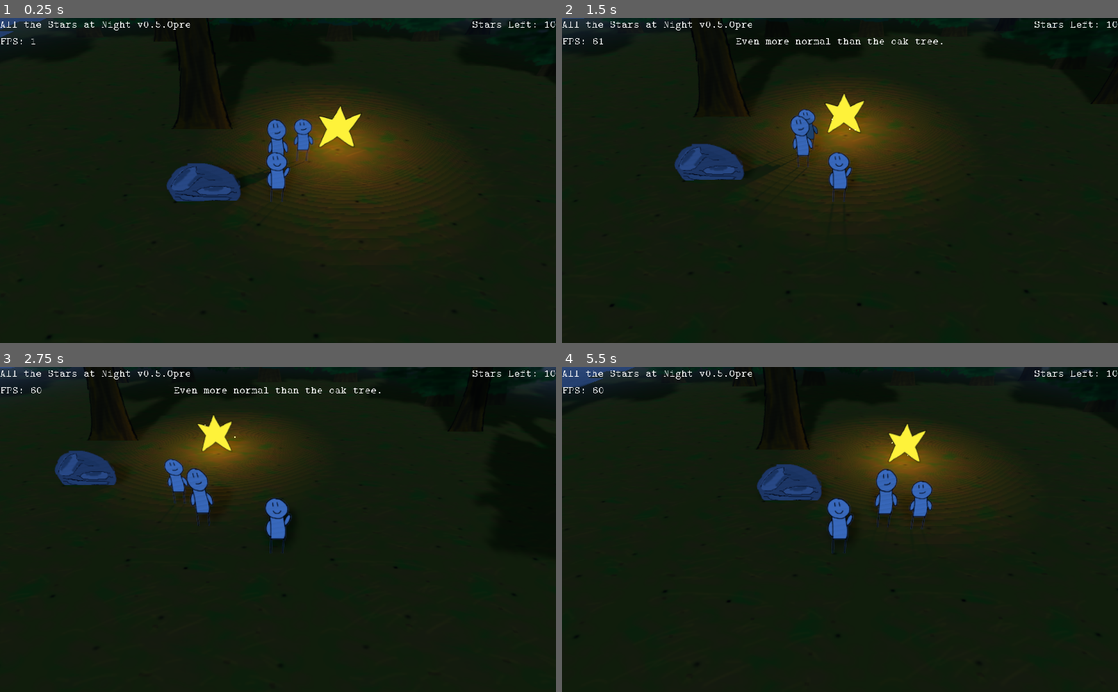
Above: before the commit, frames 1-4 (two rows, left to right).
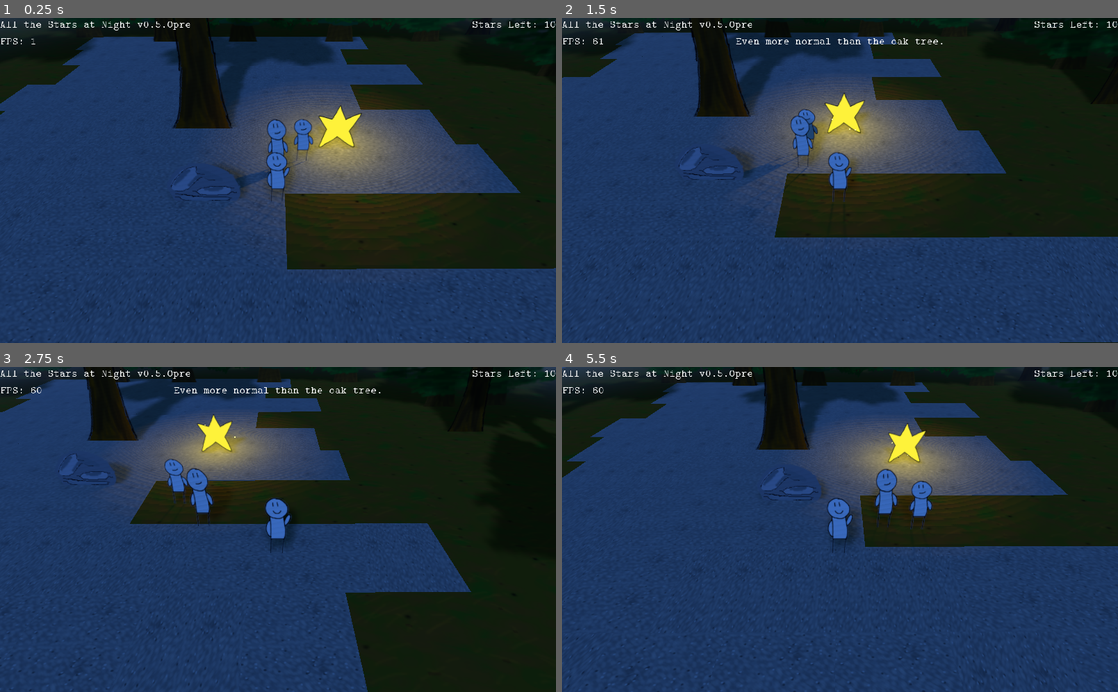
Above: after the commit, the same moments.

Repository: Schoperation/AllTheStarsAtNight
Game: Godot game, scene res://world/World.tscn
The game is run twice, just before and just after one commit, with the same random seed, the same clock (stepped at 60 frames per second) and the same inputs.
Inputs (mouse positions are in pixels of both pictures, inside the frame that each line leads up to):
- Up to frame 1 (0.25 s): no input
- Up to frame 2 (1.5 s): move the mouse to (667, 34) at 0.52 s; hold D (move_right) 0.53-1.28 s; tap Mouse wheel up (zoom_in) at 0.6 s; click (667, 34) at 0.67 s; move the mouse to (1045, 31) at 1.27 s; hold S (move_down) from 1.28 s (still down); tap Mouse wheel down (zoom_out) at 1.35 s; click (1045, 31) at 1.42 s
- Up to frame 3 (2.75 s): move the mouse to (333, 458) at 2.02 s; release S (move_down) at 2.03 s; hold D (move_right) from 2.03 s (still down); tap Mouse wheel up (zoom_in) at 2.1 s
- Up to frame 4 (5.5 s): move the mouse to (812, 594) at 2.77 s; release D (move_right) at 2.78 s; hold W (move_up) 2.78-3.53 s; tap Mouse wheel down (zoom_out) at 2.85, 4.35 s; click (812, 594) at 2.92 s; move the mouse to (1006, 578) at 3.52 s; hold A (move_left) 3.53-5.03 s; tap Mouse wheel up (zoom_in) at 3.6, 5.1 s; move the mouse to (673, 480) at 4.27 s; move the mouse to (867, 529) at 5.02 s; hold S (move_down) from 5.03 s (still down); click (867, 529) at 5.17 s

The runs differ from the first frame. In frame 1, 65% of the frame differs, in the area x 0-100%, y 0-100%; in frame 2, 64%; in frame 3, 54%; in frame 4, 73%.

Commit message:
Started work on the quote end quote ring

Diff:
--- a/environment/Trail.tscn
+++ b/environment/Trail.tscn
@@ -1,7 +1,6 @@
 [gd_scene load_steps=5 format=2]
 
 [ext_resource path="res://assets/ground/trail.png" type="Texture" id=1]
-
 
 [sub_resource type="CubeMesh" id=1]
 
--- a/world/Chunk.gd
+++ b/world/Chunk.gd
@@ -4,6 +4,7 @@
 export var id = 0
 var structureChunk = false
 var hasFireflies = false
+var isRingChunk = false # Spawn chunk only
 
 # preloads
 var treeScene = preload("res://environment/Tree.tscn")
@@ -28,6 +29,10 @@
 	die = round(rand_range(0, 4))
 	if die == 1:
 		hasFireflies = true
+
+# Adds the ring structure
+func addRing():
+	pass
 
 # Populates the chunk with objects like trees
 func populate():
@@ -106,15 +111,14 @@
 
 			add_child(trailPiece)
 			currentX += 2
-		amount = round(rand_range(6, 8))
+		amount = round(rand_range(5, 9))
 		currentZ += 2
-		currentX = rand_range(-6, -4)
+		currentX = rand_range(-10, -8)
 
 # Summon some firefly particles
 func addFireflies():
 	var fireflies = firefliesScene.instance()
 	fireflies.transform.origin = Vector3(self.transform.origin.x, 3, self.transform.origin.z)
-	#fireflies.translate(Vector3(0, 10, 0))
 	add_child(fireflies)
 
 # Generates structures
--- a/world/World.tscn
+++ b/world/World.tscn
@@ -29,9 +29,6 @@
 dof_blur_far_enabled = true
 dof_blur_far_distance = 94.35
 dof_blur_far_transition = 22.33
-
-[sub_resource type="BoxShape" id=2]
-extents = Vector3( 25.361, 9.20337, 5.19189 )
 
 [node name="Root" type="Spatial"]
 transform = Transform( 1, 0, 0, 0, 1, 0, 0, 0, 1, -0.0530567, 0.0858297, -0.00718069 )
@@ -82,13 +79,4 @@
 
 [node name="Rock" parent="OriginChunk" instance=ExtResource( 6 )]
 transform = Transform( 1, 0, 0, 0, 1, 0, 0, 0, 1, -7.35518, 2, -4.77768e-07 )
-
-[node name="GameEnd" type="Area" parent="."]
-transform = Transform( 1, 0, 0, 0, 1, 0, 0, 0, 1, 2.64525, 3.21212, 23.5519 )
-visible = false
-
-[node name="CollisionShape" type="CollisionShape" parent="GameEnd"]
-transform = Transform( 1, 0, 0, 0, 1, 0, 0, 0, 1, 0, 6.37148, 14.2409 )
-shape = SubResource( 2 )
 [connection signal="timeout" from="Sun/DayCycle" to="Sun" method="_on_DayCycle_timeout"]
-[connection signal="body_entered" from="GameEnd" to="Player" method="_on_GameEnd_body_entered"]
--- a/world/WorldGeneration.gd
+++ b/world/WorldGeneration.gd
@@ -18,8 +18,12 @@
 	chunkArray.append($OriginChunk)
 
 	# Gen
+	setupSpawnChunk()
 	genWorld(10)
 	addStars(numStars)
+
+func setupSpawnChunk():
+	$OriginChunk.addTrail()
 
 func genWorld(size):
 	"""
Binary file added: assets/ground/gravel_hex.png
Not shown, added: assets/ground/gravel_hex.png.import
Not shown: 1 places in world/World.tscn that only renumber resources
Not shown, added: assets/ground/Gravel_hex.xcf
